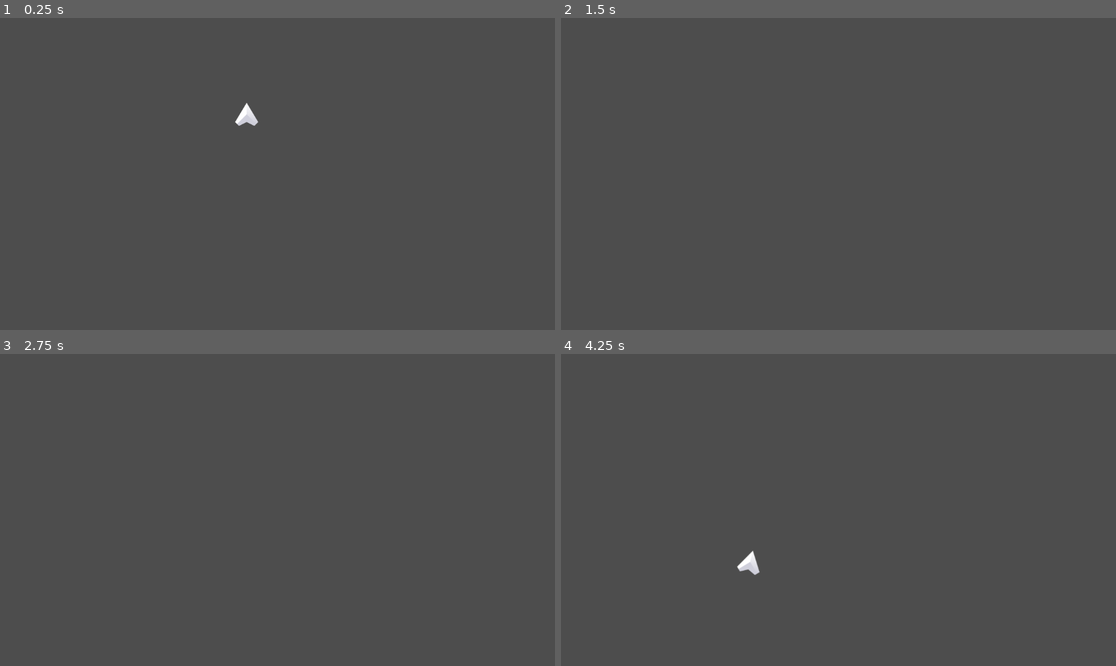
Above: before the commit, frames 1-4 (two rows, left to right).
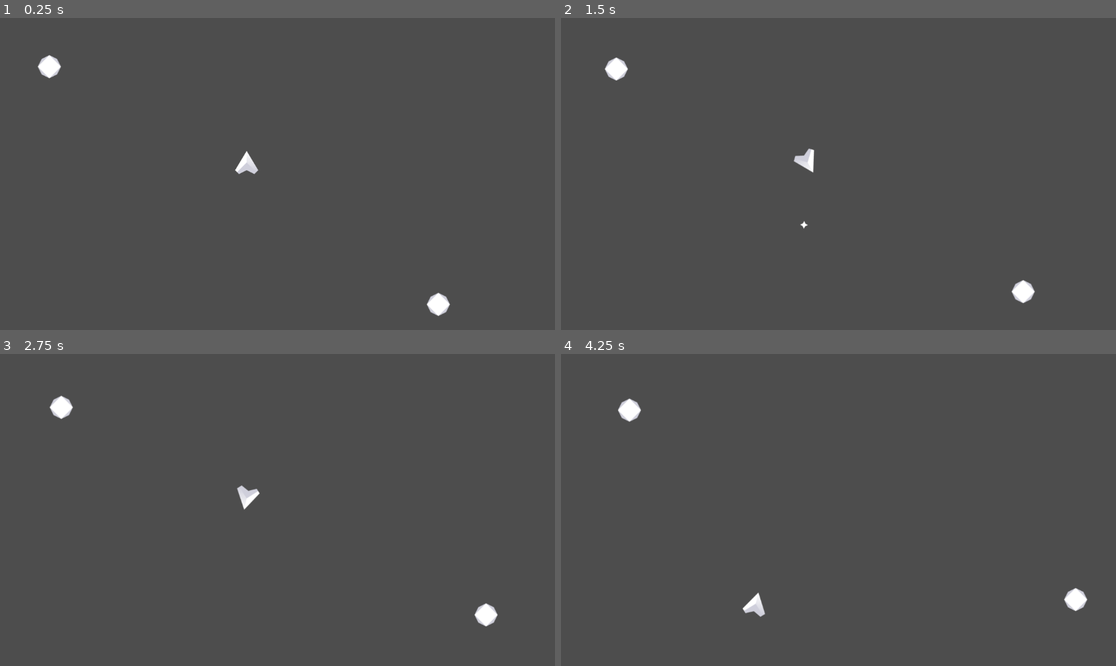
Above: after the commit, the same moments.

Repository: jjvessel/Space-Shooter
Game: Godot game, scene res://game.tscn
Same seed, same stepped clock (60 frames per second), same inputs: the game is played once before the commit and once after it.
Inputs:
- Up to frame 1 (0.25 s): no input
- Up to frame 2 (1.5 s): hold D (Right) 0.53-1.28 s; tap Space (Shoot, bound only after the commit) at 0.6, 1.35 s; hold A (Left) from 1.28 s (still down)
- Up to frame 3 (2.75 s): release A (Left) at 2.03 s; hold D (Right) from 2.03 s (still down); tap Space (Shoot, bound only after the commit) at 2.1 s
- Up to frame 4 (4.25 s): release D (Right) at 2.78 s; hold W (Forward) 2.78-3.53 s; tap Space (Shoot, bound only after the commit) at 2.85, 3.6 s; hold A (Left) from 3.53 s (still down)

The runs differ from the first frame. In frame 1, 0.8% of the frame differs, in the area x 6-82%, y 11-96%; in frame 2, 0.6%; in frame 3, 0.6%; in frame 4, 0.8%, in the area x 10-95%, y 14-85%.

Commit message:
Complete

Diff:
--- /dev/null
+++ b/Asteroid/Asteroid.gd
@@ -0,0 +1,12 @@
+extends CharacterBody2D
+
+var initial_speed = 300.0
+
+func _ready():
+	velocity = Vector2(0,initial_speed*randf()).rotated(2*PI*randf())
+
+
+func _physics_process(_delta):
+	move_and_slide()
+	position.x = wrapf(position.x, 0, 1152)
+	position.y = wrapf(position.y, 0, 648)
--- /dev/null
+++ b/Asteroid/asteroid.tscn
@@ -0,0 +1,13 @@
+[gd_scene load_steps=3 format=3 uid="uid://d5s1m6f0uuig"]
+
+[ext_resource type="Script" path="res://Asteroid/Asteroid.gd" id="1_0yvpp"]
+[ext_resource type="Texture2D" uid="uid://bxh5oyx02qt57" path="res://Assets/Meteor.png" id="2_ggx81"]
+
+[node name="Asteroid" type="CharacterBody2D"]
+script = ExtResource("1_0yvpp")
+
+[node name="Sprite2D" type="Sprite2D" parent="."]
+texture = ExtResource("2_ggx81")
+
+[node name="CollisionPolygon2D" type="CollisionPolygon2D" parent="."]
+polygon = PackedVector2Array(21, -17.3, 21, -14.3, 29.1, 4, 26.3, 4, 20.3, 18, 18.6, 18, 2.6, 28, -2.5, 28, -21, 17.1, -21, 14.3, -29.1, -4, -26.2, -4, -17.2, -21, -14.5, -21, -4, -26.2, -4, -29.2)
--- /dev/null
+++ b/bullet.tscn
@@ -0,0 +1,24 @@
+[gd_scene load_steps=4 format=3 uid="uid://bevfcxpbixqo"]
+
+[ext_resource type="Texture2D" uid="uid://bpdm4lcdlyord" path="res://Assets/Bullet.png" id="1_aqutk"]
+[ext_resource type="Script" path="res://player/bullet.gd" id="1_bh3o8"]
+
+[sub_resource type="CircleShape2D" id="CircleShape2D_eeys5"]
+radius = 12.0
+
+[node name="Bullet" type="Area2D"]
+script = ExtResource("1_bh3o8")
+
+[node name="Sprite2D" type="Sprite2D" parent="."]
+texture = ExtResource("1_aqutk")
+
+[node name="CollisionShape2D" type="CollisionShape2D" parent="."]
+shape = SubResource("CircleShape2D_eeys5")
+
+[node name="Timer" type="Timer" parent="."]
+wait_time = 2.0
+one_shot = true
+autostart = true
+
+[connection signal="body_entered" from="." to="." method="_on_body_entered"]
+[connection signal="timeout" from="Timer" to="." method="_on_timer_timeout"]
--- a/game.tscn
+++ b/game.tscn
@@ -1,14 +1,18 @@
 [gd_scene load_steps=3 format=3 uid="uid://bppi014eq6h8c"]
 
-[ext_resource type="Script" path="res://player/Player.gd" id="1_437h6"]
-[ext_resource type="Texture2D" uid="uid://dy2mjmx71ynd1" path="res://Assets/Player.png" id="1_t55hl"]
+[ext_resource type="PackedScene" uid="uid://heoy3maeva0u" path="res://player/player.tscn" id="1_6i0mc"]
+[ext_resource type="PackedScene" uid="uid://d5s1m6f0uuig" path="res://Asteroid/asteroid.tscn" id="2_xm8ck"]
 
 [node name="Game" type="Node2D"]
 
-[node name="Player" type="CharacterBody2D" parent="."]
-script = ExtResource("1_437h6")
+[node name="Player" parent="." instance=ExtResource("1_6i0mc")]
 
-[node name="Sprite2D" type="Sprite2D" parent="Player"]
-position = Vector2(512, 200)
-texture = ExtResource("1_t55hl")
-metadata/_edit_group_ = true
+[node name="Asteroid_Container" type="Node2D" parent="."]
+
+[node name="Asteroid" parent="Asteroid_Container" instance=ExtResource("2_xm8ck")]
+position = Vector2(100, 100)
+
+[node name="Asteroid2" parent="Asteroid_Container" instance=ExtResource("2_xm8ck")]
+position = Vector2(900, 600)
+
+[node name="Effects" type="Node2D" parent="."]
--- a/global.gd
+++ b/global.gd
@@ -1,7 +1,8 @@
 extends Node
 
+func _ready():
+	randomize()
 
-
-func _process(delta):
+func _process(_delta):
 	if Input.is_action_pressed("Quit"):
 		get_tree().quit()
--- a/player/Player.gd
+++ b/player/Player.gd
@@ -1,21 +1,37 @@
 extends CharacterBody2D
 
 var speed = 5
-var max_speed = 100
+var max_speed = 400
 var rotate_speed = 0.08
+var nose = Vector2(0,-60)
+var Bullet = load("res://bullet.tscn")
 
-func _physics_process(delta):
+func get_input():
+	var to_return = Vector2.ZERO
+	$Exhaust.hide()
+	if Input.is_action_pressed("Forward"):
+		to_return += Vector2(0,-1)
+		$Exhaust.show()
 	if Input.is_action_pressed("Left"):
 		rotation -= rotate_speed
 	if Input.is_action_pressed("Right"):
 		rotation += rotate_speed
-	if Input.is_action_pressed("Forward"):
-		velocity = velocity + Vector2(0, -speed).rotated(rotation)
+	return to_return.rotated(rotation)
 
-	if position.x > 1152:
-		position.x = 0
-	if position.y > 648:
-		position.y = 0
+func _physics_process(_delta):
+	velocity += get_input()*speed
+	velocity = velocity.normalized() * clamp(velocity.length(), 0, max_speed)
+
+	position.x = wrapf(position.x, 0, 1152)
+	position.y = wrapf(position.y, 0, 648)
 	velocity = velocity.normalized() * clamp(velocity.length(), 0, max_speed)
 
 	move_and_slide()
+
+	if Input.is_action_just_pressed("Shoot"):
+		var bullet = Bullet.instantiate()
+		bullet.position = position + nose.rotated(rotation)
+		bullet.rotation = rotation
+		var Effects = get_node_or_null("/root/Game/Effects")
+		if Effects != null:
+			Effects.add_child(bullet)
--- /dev/null
+++ b/player/bullet.gd
@@ -0,0 +1,23 @@
+extends Area2D
+
+
+var speed = 10.0
+var damage = 1.0
+var velocity = Vector2.ZERO
+
+
+func _ready():
+	velocity = Vector2(0,-speed).rotated(rotation)
+
+
+
+func _physics_process(_delta):
+	position = position + velocity
+
+
+func _on_body_entered(_body):
+	queue_free()
+
+
+func _on_timer_timeout():
+	queue_free()
--- /dev/null
+++ b/player/player.tscn
@@ -0,0 +1,21 @@
+[gd_scene load_steps=4 format=3 uid="uid://heoy3maeva0u"]
+
+[ext_resource type="Script" path="res://player/Player.gd" id="1_5gqwb"]
+[ext_resource type="Texture2D" uid="uid://dx06rsxtrqt2g" path="res://Assets/Exhaust.png" id="2_5s66b"]
+[ext_resource type="Texture2D" uid="uid://dy2mjmx71ynd1" path="res://Assets/Player.png" id="3_fuhia"]
+
+[node name="Player" type="CharacterBody2D"]
+position = Vector2(512, 300)
+script = ExtResource("1_5gqwb")
+
+[node name="Exhaust" type="Sprite2D" parent="."]
+position = Vector2(0, 50)
+texture = ExtResource("2_5s66b")
+
+[node name="Sprite2D" type="Sprite2D" parent="."]
+texture = ExtResource("3_fuhia")
+metadata/_edit_group_ = true
+
+[node name="CollisionPolygon2D" type="CollisionPolygon2D" parent="."]
+visible = false
+polygon = PackedVector2Array(0, -24, 24, 16, 16, 25, 0, 16, -16, 25, -25, 16)
--- a/project.godot
+++ b/project.godot
@@ -41,3 +41,8 @@
 "events": [Object(InputEventKey,"resource_local_to_scene":false,"resource_name":"","device":-1,"window_id":0,"alt_press …(182 unchanged characters)…
 ]
 }
+Shoot={
+"deadzone": 0.5,
+"events": [Object(InputEventKey,"resource_local_to_scene":false,"resource_name":"","device":-1,"window_id":0,"alt_pressed":false,"shift_pressed":false,"ctrl_pressed":false,"meta_pressed":false,"pressed":false,"keycode":0,"physical_keycode":32,"key_label":0,"unicode":32,"echo":false,"script":null)
+]
+}
Binary file removed: Assets/Assets/._Bomb.png
Binary file removed: Assets/Assets/._Bullet.png
Binary file removed: Assets/Assets/._Enemy.png
Binary file removed: Assets/Assets/._Exhaust.png
Binary file removed: Assets/Assets/._Explosion.png
Binary file removed: Assets/Assets/._Meteor.png
Binary file removed: Assets/Assets/._Meteor_small.png
Binary file removed: Assets/Assets/._Player.png
Not shown, removed: Assets/Assets/._.DS_Store
